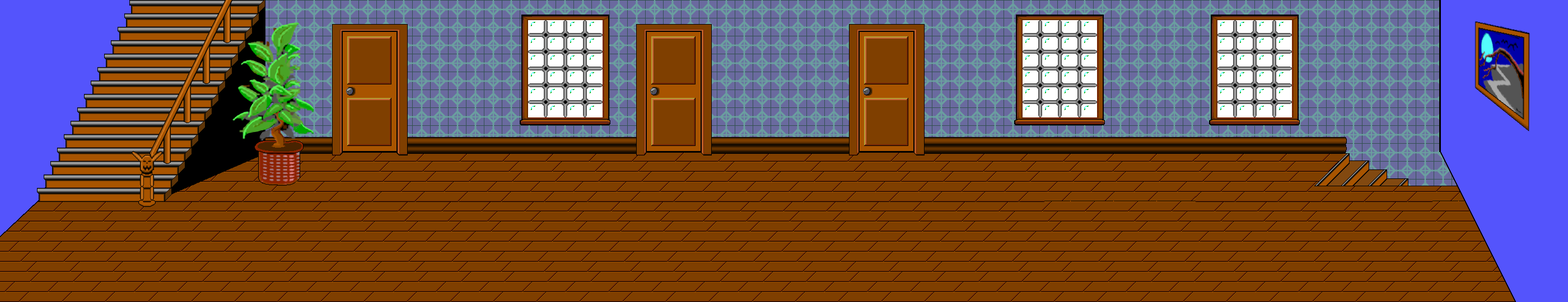
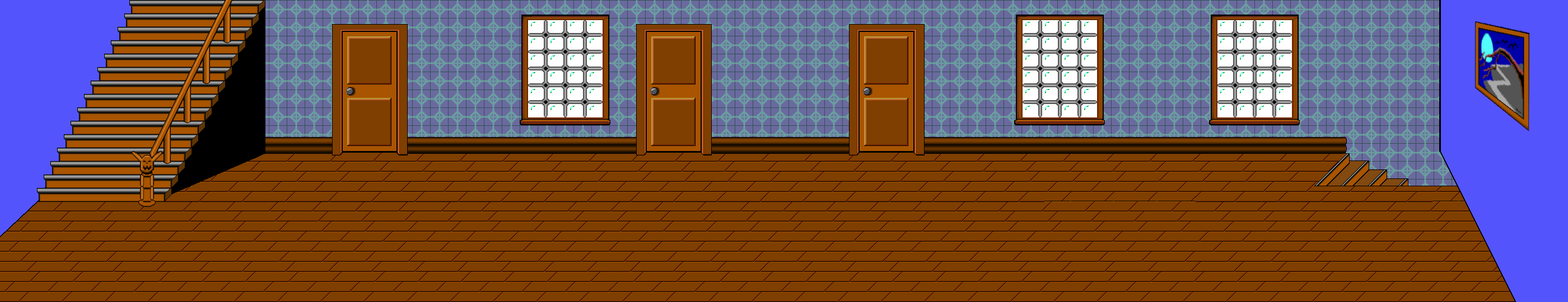
Layered file, before and after one edit (1568 × 302). Changes by layer:
removed layer "Plant" over [232, 22, 315, 186]
removed layer "Stairs" over [232, 40, 266, 185]
removed layer "Painting copy" over [1475, 21, 1530, 132]
removed layer "Battiscopa" over [242, 137, 304, 155]
removed layer "Background copy" over [0, 21, 1530, 239]
removed layer "Floor" over [0, 151, 301, 239]
renamed "Background" to "Suites Corridor.png", painted on it over [0, 21, 1530, 239]
